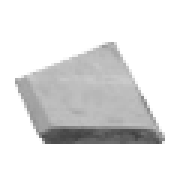
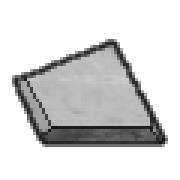
Revision of a layered 180 × 180 image; what changed, layer by layer:
added layer "outline" above "Pasted Layer" over [12, 39, 168, 147]
